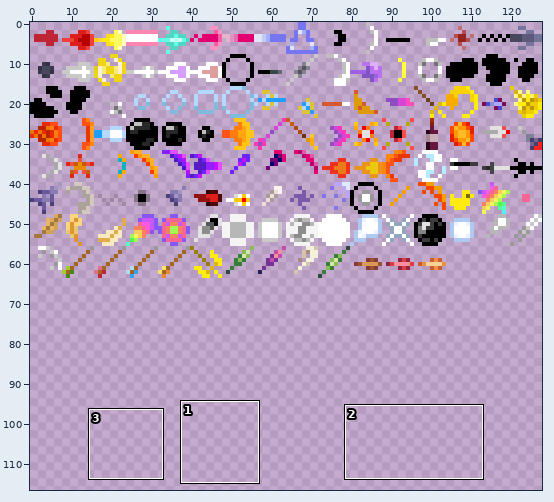
A sprite sheet gets an edit: src/kabam/rotmg/assets/EmbeddedAssets_lofiProjsEmbed_.png. The picture above shows the old version from afar; the outline marks the close-up.
Close-up. As it was:
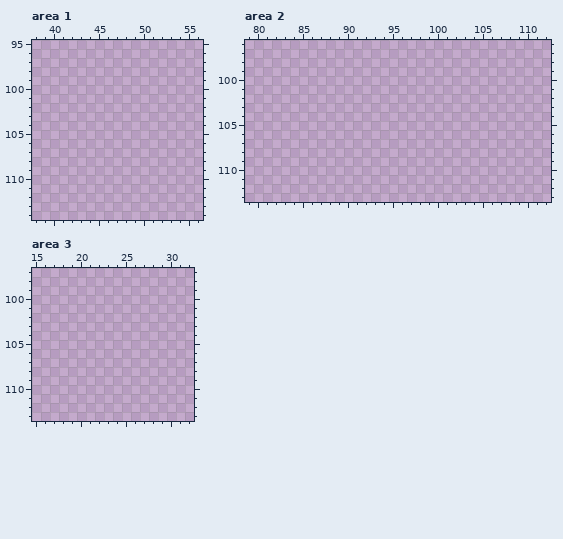
The file is 128x128 pixels. Colours within 5 levels of each other are drawn and written as one. Shown: area 1: x 38..56, y 95..114; area 2: x 79..112, y 96..113; area 3: x 15..32, y 97..113. The wide view leaves out empty margins. The commit also changed other parts of the picture, which this record leaves out.
Palette (. is transparent): 
And afterwards:
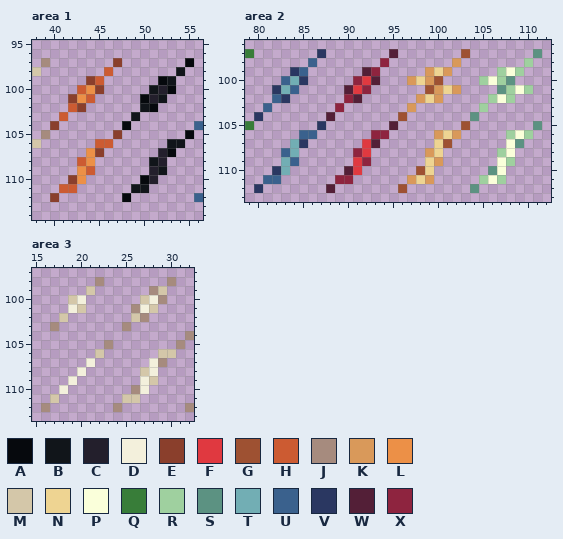
Colours new in this view: A #06090d  B #11151a  C #231f2c  D #f3f0dc  E #8a3f2c  F #e03940  G #9e5132  H #cc5b32  J #a68b7e  K #d9995a  L #ec9047  M #d4c7a9  N #eed492  P #faffda  Q #387d39  R #9fd09f  S #5c9282  T #72aeb4  U #3a618d  V #2a3761  W #531f37  X #8e243f
The edit:
Changed rows in their new state; - is an unchanged pixel.
Area 1:
first column x 38:
 97 -J-------E-------A-
 98 M-------H-------B--
 99 ------EH------AB---
100 -----HLE-----BCA---
101 ----ELH-----ACB----
102 ----HE------BA-----
103 ---H-------B-------
104 --E-------A-------U
105 -J-------E-------A-
106 M------HH------BB--
107 ------LE------CA---
108 -----HL------BC----
109 -----LH------CB----
110 ----EL------AC-----
111 ---HH------BB------
112 --E-------A-------U
Area 2:
first column x 79:
 97 Q-------V-------W-------G-------S
 98 -------U-------X-------K-------R-
 99 -----VU------WX-----KNK-----RPR--
100 ----UTV-----XFW---KNKG----RPRS---
101 ---VTU-----WFX------GKNK----SRPR-
102 ---UV------XW------KNK-----RPR---
103 --U-------X-------K-------R------
104 -V-------W-------G-------S-------
105 Q-------V-------W-------G-------S
106 ------UU------XX-----KNK-----RPR-
107 -----TV------FW------NG------PS--
108 ----UT------XF------KN------RP---
109 ----TU------FX------NK------PR---
110 ---VT------WF------GN------SP----
111 --UU------XX------KNK-----RPR----
112 -V-------W-------G-------S-------
Area 3:
first column x 16:
 98 ------J-------J--
 99 -----M------JM---
100 ---MD------MDJ---
101 ---DM-----JDM----
102 --M-------MJ-----
103 -J-------J-------
104 ----------------J
105 -------J-------J-
106 ------M------MM--
107 -----D------DJ---
108 ----D------MD----
109 ---D-------DM----
110 --D-------JD-----
111 -M-------MM------
112 J-------J-------J
